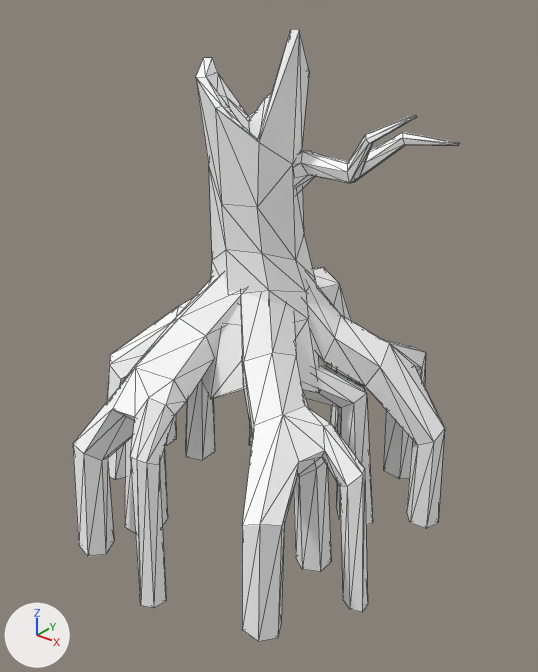
One commit to the glTF model public/siege/scifi/nature_SM_Tree_Swamp_Stump_02.gltf: the scene before it, then after it.
Camera for both pictures: a 50 mm lens placed at (1.98, -2.49, 1.87), pointed at (-0.14, 0.15, 0.23). Lighting does not change. The marker at lower left points along +X, +Y and +Z. The picture after the commit comes second. Mesh edges are drawn as thin lines. Where no turn or scale is listed for an object, it has been applied to the vertices.

Names of what the first picture shows: 'SM_Tree_Swamp_Stump_02'.
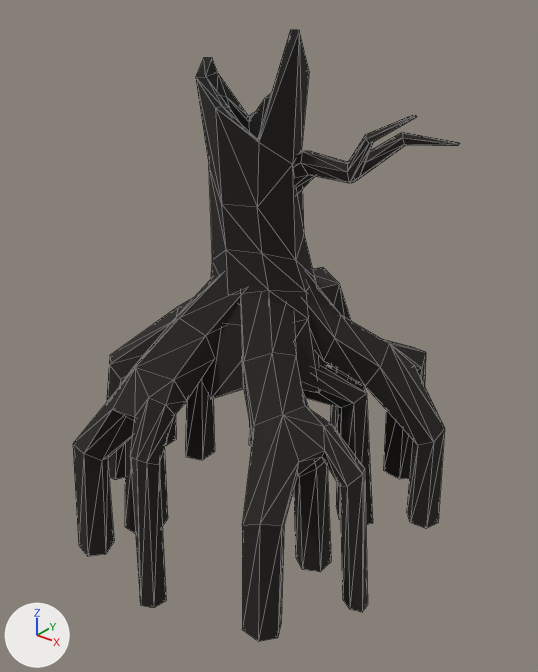
Where the change shows, as pixel boxes (x1, y1, x2, y2) in the pictures (538 x 672 px):
'SM_Tree_Swamp_Stump_02', surface changed (white to black)
    both: (73, 29, 460, 642)

What the commit changed:
Picture 'PolygonNature_04' (img_polygonnature_04) is new.
In material 'lambert2' (mat_lambert2), base_color is no longer (1.0, 1.0, 1.0), white #ffffff.
In material 'lambert2' (mat_lambert2), texture is now set to img_polygonnature_04.
